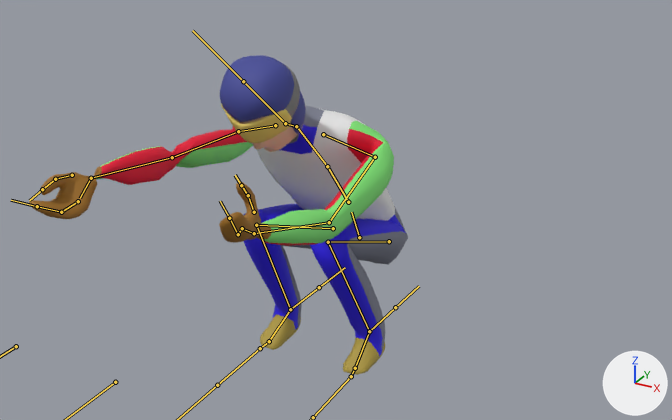
Renders of the FBX model Assets/Models/Characters/jumper.fbx from each side of a commit.
Camera for both pictures: a 50 mm camera at (1.099, -2.089, 1.372) aimed at (0.122, -0.314, 0.484). Lighting does not change. The marker at lower right points along +X, +Y and +Z. Both versions are drawn at frame 1 of the action 'Armature|CubeAction'; the numbers are the values there. The bones that bend it are drawn over the model as lines.

In view in the first picture: 'Cube', 'Goggles', 'Helmet'.
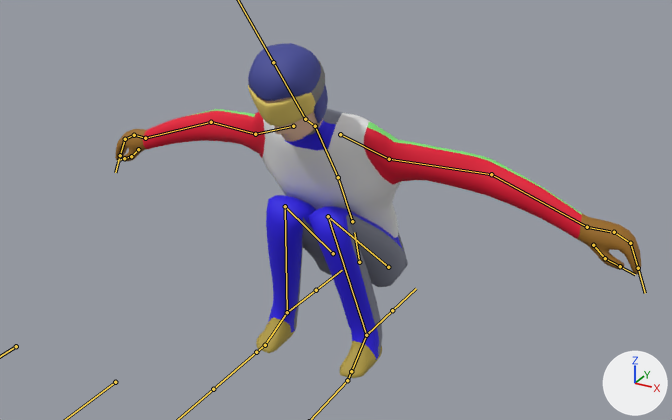
Boxes [x1, y1, x2, y2] around the edits, measured in the pictures (672 x 420 px):
'Cube', posed (39% wider)
    before: [29, 106, 408, 375]
    after: [115, 97, 641, 378]
'Helmet', posed (7% narrower)
    before: [220, 55, 306, 144]
    after: [248, 43, 328, 136]
'Goggles', posed (15% shorter)
    before: [221, 64, 300, 143]
    after: [248, 60, 325, 127]
bone 'Hips', root to tip
    before: (359, 237) to (351, 212)
    after: (359, 262) to (354, 232)
bone 'Upper Arm.L', root to tip
    before: (375, 157) to (329, 222)
    after: (389, 159) to (491, 174)
bone 'Lower Arm.L', root to tip
    before: (329, 222) to (254, 233)
    after: (491, 174) to (587, 227)
bone 'Hand.L', root to tip
    before: (254, 233) to (244, 229)
    after: (587, 227) to (610, 231)
bone 'Fingers01.L', root to tip
    before: (242, 228) to (238, 234)
    after: (614, 232) to (630, 243)
bone 'Upper Arm.R', root to tip
    before: (238, 131) to (172, 157)
    after: (255, 134) to (211, 122)
bone 'Lower Arm.R', root to tip
    before: (172, 157) to (91, 178)
    after: (211, 122) to (145, 138)
bone 'Hand.R', root to tip
    before: (91, 178) to (80, 198)
    after: (145, 138) to (136, 135)
bone 'Upper Leg.L', root to tip
    before: (389, 241) to (328, 242)
    after: (388, 267) to (328, 216)
bone 'Lower Leg.L', root to tip
    before: (328, 242) to (369, 331)
    after: (328, 216) to (366, 335)
bone 'Foot.L', root to tip
    before: (369, 331) to (355, 368)
    after: (366, 335) to (351, 371)
bone 'Upper Leg.R', root to tip
    before: (333, 228) to (256, 225)
    after: (333, 253) to (285, 206)
bone 'Lower Leg.R', root to tip
    before: (256, 225) to (290, 309)
    after: (285, 206) to (287, 312)
bone 'Foot.R', root to tip
    before: (290, 309) to (269, 341)
    after: (287, 312) to (265, 345)
bone 'Leg IK.L', root to tip
    before: (369, 331) to (395, 307)
    after: (366, 335) to (392, 310)
bone 'Leg IK.R', root to tip
    before: (290, 309) to (319, 287)
    after: (287, 312) to (316, 290)

The edits, one by one:
Bone 'Hips' (bone_hips) moves from (0.0, -0.627, 0.011) to (0.0, -0.706, 0.018).
Bone 'Hips' (bone_hips) turns from (23, 0, 0) to (12, 0, 0) degrees about its own x, y and z.
Bone 'Upper Arm.L' (bone_upper_arm_l) turns from (84, -35, 74) to (-8, -13, 38) degrees about its own x, y and z.
Bone 'Lower Arm.L' (bone_lower_arm_l) turns from (-28, 34, 26) to (0, 1, 7) degrees about its own x, y and z.
Bone 'Hand.L' (bone_hand_l) turns from (0, -159, 0) to (0, 0, 0) degrees about its own x, y and z.
Bone 'Fingers01.L' (bone_fingers01_l) turns from (-22, 2, 40) to (0, 0, 0) degrees about its own x, y and z.
Bone 'Upper Arm.R' (bone_upper_arm_r) turns from (141, -17, 43) to (-8, 13, -38) degrees about its own x, y and z.
Bone 'Lower Arm.R' (bone_lower_arm_r) turns from (39, -130, -36) to (0, -1, -7) degrees about its own x, y and z.
Bone 'Hand.R' (bone_hand_r) turns from (-40, 159, 32) to (0, 0, 0) degrees about its own x, y and z.
Bone 'Upper Leg.L' (bone_upper_leg_l) turns from (133, -18, 13) to (141, -19, 16) degrees about its own x, y and z.
Bone 'Lower Leg.L' (bone_lower_leg_l) turns from (-134, -27, -12) to (-139, -28, -11) degrees about its own x, y and z.
Bone 'Foot.L' (bone_foot_l) turns from (23, -8, 12) to (9, -11, 7) degrees about its own x, y and z.
Bone 'Upper Leg.R' (bone_upper_leg_r) turns from (133, 18, -13) to (141, 19, -16) degrees about its own x, y and z.
Bone 'Lower Leg.R' (bone_lower_leg_r) turns from (-134, 27, 12) to (-139, 28, 11) degrees about its own x, y and z.
Bone 'Foot.R' (bone_foot_r) turns from (23, 8, -12) to (9, 11, -7) degrees about its own x, y and z.
Bone 'Leg IK.L' (bone_leg_ik_l) moves from (0.0, -0.165, -0.021) to (0.0, -0.184, -0.022).
Bone 'Leg IK.R' (bone_leg_ik_r) moves from (0.0, -0.165, -0.021) to (0.0, -0.184, -0.022).
